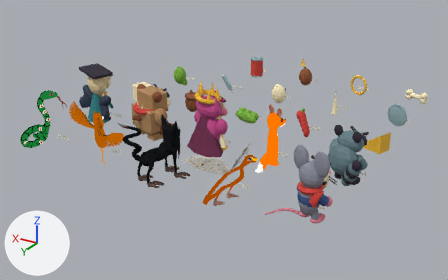
Before and after pictures for a commit that changed the Blender file art/picnic-cast.blend.
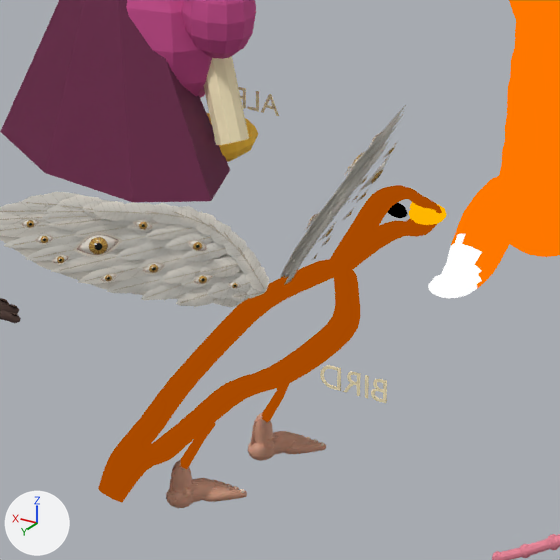
There are two pictures of each version: one whole from a 50 mm camera at (-13.72, 18.04, 11.37) aimed at (0.49, -5.65, -0.47), one close up on the part from 42% to 62% of the width and 45% to 76% of the height. Arrows for +X, +Y and +Z are at lower left; the lights stay in place. The older version's two pictures come first.

The first close-up shows 'Ermine cape trim.002', 'Flat orange paint silhouette.001', 'Hollow orange body brush outline.001', 'Hollow orange head brush outline.001', 'Imperious paw.002', 'Left Sculpted human foot.001', 'MS Paint black eye dot.001', 'Painted tail with white tip.001', 'Right Sculpted human foot.001', 'Royal belly.001', 'Royal cape silhouette.001', 'swept ivory underwing.001', 'swept long flight feather 05.001' and 101 more.
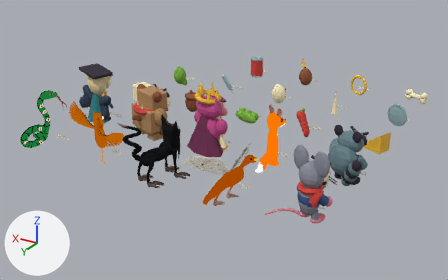
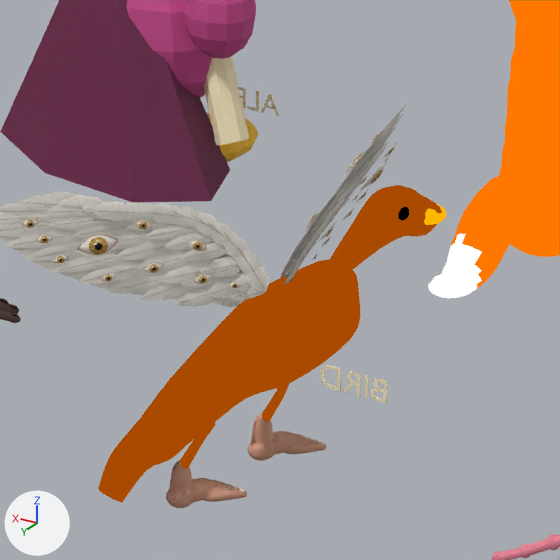
Pixel boxes (x1, y1, x2, y2) of what changed, in the close-ups (560 x 560 px):
```json
{"object": "Solid orange body.001", "change": "added", "after": [127, 274, 353, 482], "on screen": "brown"}
{"object": "Solid orange head.001", "change": "added", "after": [359, 199, 428, 258], "on screen": "brown"}
{"object": "MS Paint black eye dot.001", "change": "deleted", "before": [387, 202, 408, 218]}
{"object": "MS Paint black eye dot.002", "change": "added", "after": [398, 207, 409, 220]}
```

Edits to the scene script, one JSON object a line:
```json
{"op": "add", "block": "me_sphere_033", "code": ["me_sphere_033 = bpy.data.meshes.new('Sphere.033')", "me_sphere_033.from_pydata(...)  # a UV sphere (16 segments, 10 rings, poles along z) spanning x -0.105..0.105, y -0.025..0.025, z -0.105..0.105", "me_sphere_033.polygons.foreach_set('use_smooth', [True] * 160)", "me_sphere_033.materials.append(mat_bird_paint_002)"]}
{"op": "add", "block": "me_solid_orange_head_mesh", "code": ["me_solid_orange_head_mesh = bpy.data.meshes.new('Solid orange head mesh')", "me_solid_orange_head_mesh.from_pydata(...)  # 72 vertices, 104 faces; spans x 1.15..2.89, y -0.16..0.16, z 2.76..3.61", "me_solid_orange_head_mesh.polygons.foreach_set('use_smooth', [True] * 104)", "me_solid_orange_head_mesh.materials.append(mat_bird_paint_002)"]}
{"op": "add", "block": "me_solid_orange_body_mesh", "code": ["me_solid_orange_body_mesh = bpy.data.meshes.new('Solid orange body mesh')", "me_solid_orange_body_mesh.from_pydata(...)  # 102 vertices, 149 faces; spans x -3.0..1.32, y -0.18..0.18, z 0.5..2.8", "me_solid_orange_body_mesh.polygons.foreach_set('use_smooth', [True] * 149)", "me_solid_orange_body_mesh.materials.append(mat_bird_paint_002)"]}
{"op": "remove", "block": "ob_ms_paint_black_eye_dot_001", "code": ["ob_ms_paint_black_eye_dot_001 = bpy.data.objects.new('MS Paint black eye dot.001', me_sphere_048)", "ob_ms_paint_black_eye_dot_001.parent = ob_bird_root_001", "ob_ms_paint_black_eye_dot_001.location = (0.0, -2.2, 3.35)", "ob_ms_paint_black_eye_dot_001.rotation_euler = (0.0, 0.0, -1.571)  # degrees (0, 0, -90)"]}
{"op": "add", "block": "ob_ms_paint_black_eye_dot_002", "code": ["ob_ms_paint_black_eye_dot_002 = bpy.data.objects.new('MS Paint black eye dot.002', me_sphere_033)", "ob_ms_paint_black_eye_dot_002.parent = ob_bird_root_001", "ob_ms_paint_black_eye_dot_002.location = (-0.178, -2.2, 3.35)", "ob_ms_paint_black_eye_dot_002.rotation_euler = (0.0, 0.0, -1.571)  # degrees (0, 0, -90)"]}
{"op": "add", "block": "ob_solid_orange_head_001", "code": ["ob_solid_orange_head_001 = bpy.data.objects.new('Solid orange head.001', me_solid_orange_head_mesh)", "ob_solid_orange_head_001.parent = ob_bird_root_001", "ob_solid_orange_head_001.location = (0.0, 0.0, 0.0)", "ob_solid_orange_head_001.rotation_euler = (0.0, 0.0, -1.571)  # degrees (0, 0, -90)"]}
{"op": "add", "block": "ob_solid_orange_body_001", "code": ["ob_solid_orange_body_001 = bpy.data.objects.new('Solid orange body.001', me_solid_orange_body_mesh)", "ob_solid_orange_body_001.parent = ob_bird_root_001", "ob_solid_orange_body_001.location = (0.0, 0.0, 0.0)", "ob_solid_orange_body_001.rotation_euler = (0.0, 0.0, -1.571)  # degrees (0, 0, -90)"]}
```
